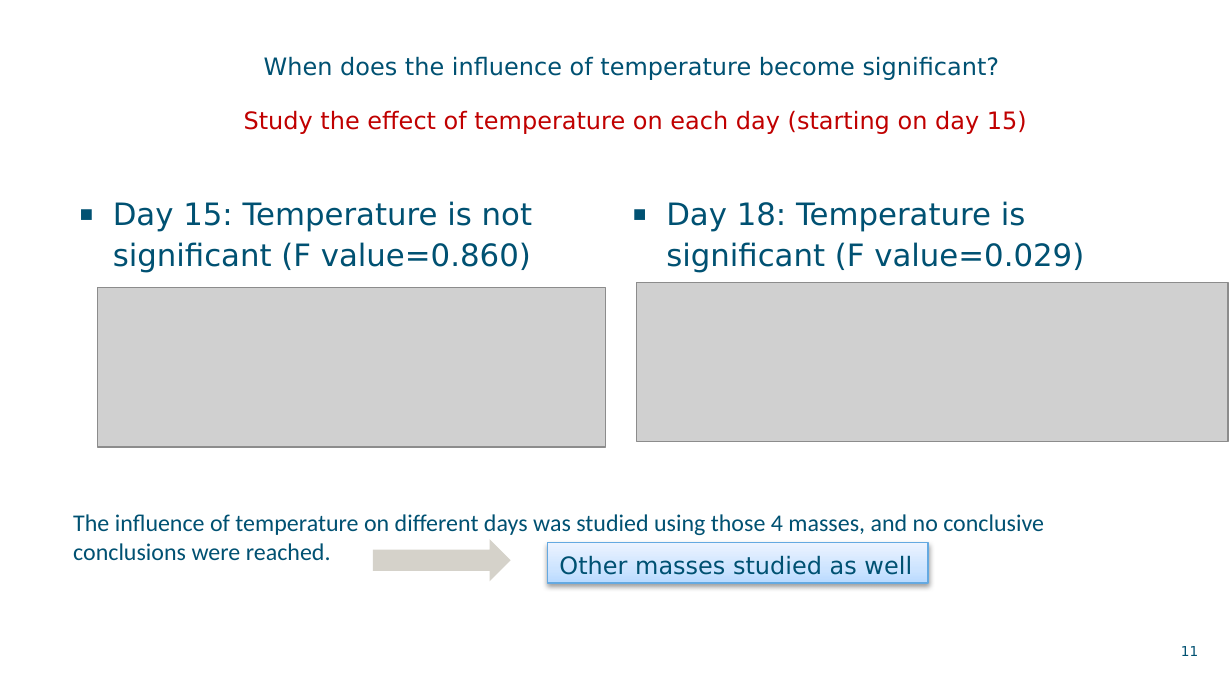
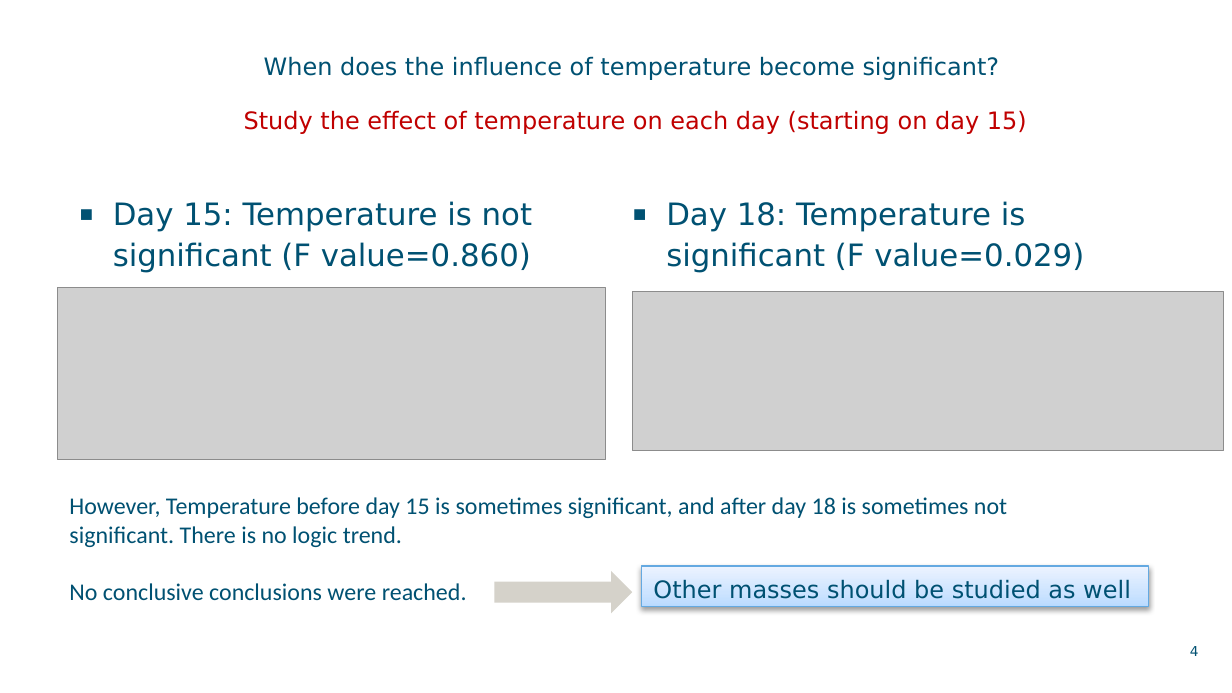
Before and after one commit to MMBDD/Serbia, a slide deck: slide 4 of Brines/UF.pptx (slide 11 before the commit). Drawn at 1232x693 pixels with LibreOffice and Linux fonts; fonts in the diff are those of the drawing; grey boxes stand for pictures; background and template pictures are left out. Boxes give left, top, right and bottom in pixels: in the first picture for what was removed or moved away, otherwise in the second. Text is boxed around its words. In the diff, an @@ line names an element or a change of style, - is before the commit and + after.

```diff
--- a/Brines/UF.pptx
+++ b/Brines/UF.pptx
@@ picture: place and size @@
-picture at [97,288,605,447]
+picture at [58,288,606,460]
@@ picture: place and size @@
-picture at [637,282,1228,441]
+picture at [632,292,1223,451]
@@ text at [69,497,1007,600]: text changed @@
-The influence of temperature on different days was studied using those 4 masses, and no conclusive conclusions were reached.
+However, Temperature before day 15 is sometimes significant, and after day 18 is sometimes not significant. There is no logic trend.
+No conclusive conclusions were reached.
@@ rectangle "Other masses should be studied ...": place and size @@
-rectangle "Other masses should be studied ..." at [547,542,928,583]
+rectangle "Other masses should be studied ..." at [642,567,1148,607]
@@ right arrow: place and size @@
-right arrow at [373,540,511,582]
+right arrow at [494,572,632,614]
@@ text in rectangle at [653,580,1131,599]: text changed @@
-Other masses studied as well
+Other masses should be studied as well
@@ page number at [1190,646,1199,656]: text changed @@
-11
+4
```
Also in this commit, not shown: 2 other slides changed, 1 slide added, 7 other files.
